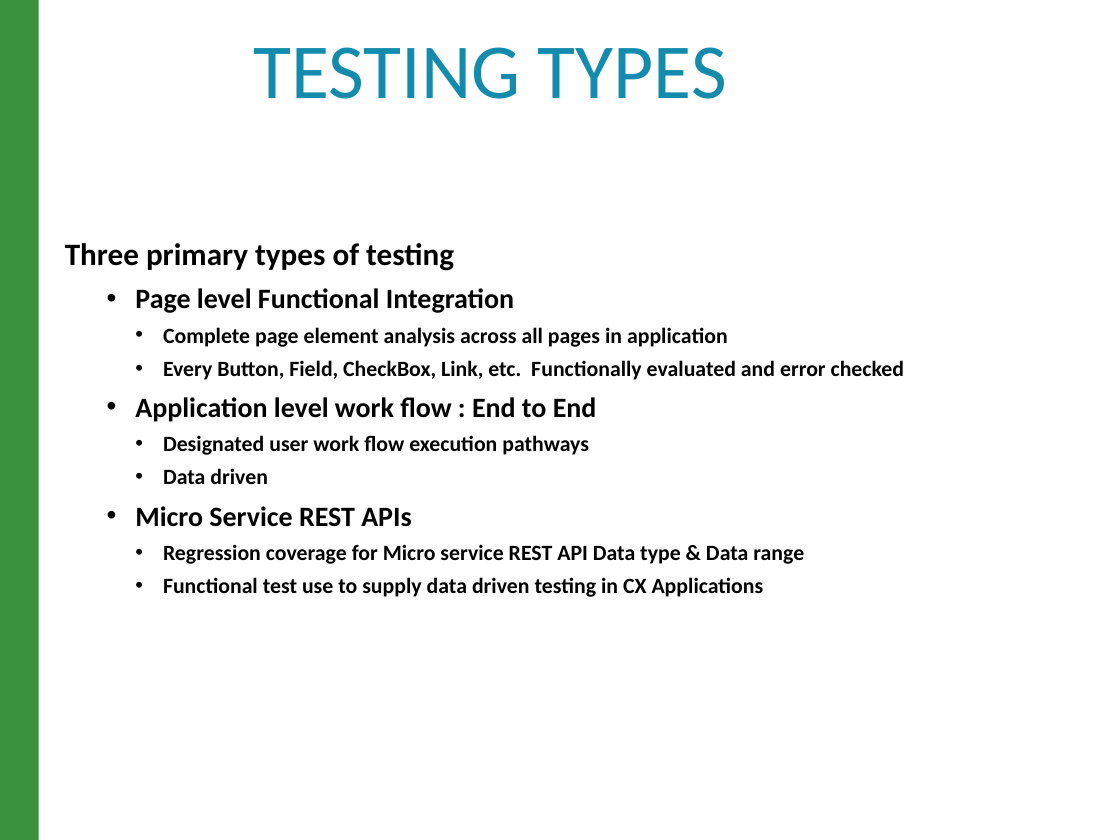
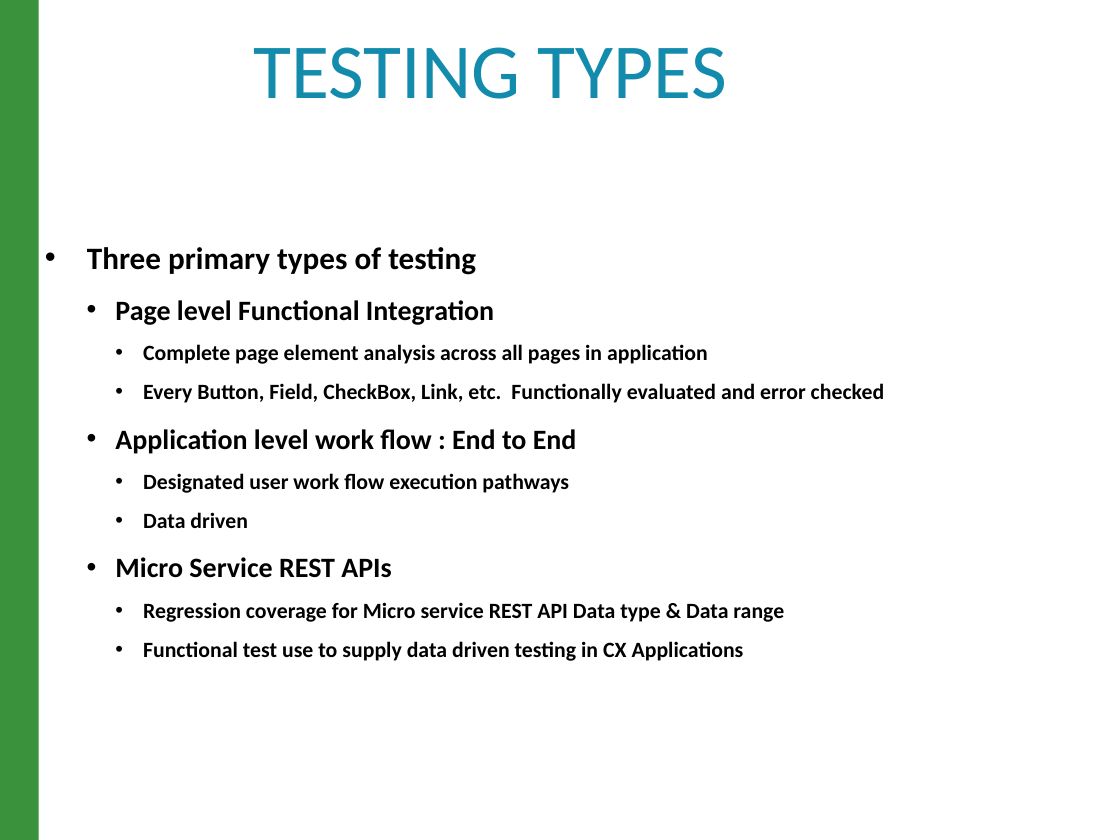
Before and after one commit to raghav9329/mainProf, a slide deck: slide 10 of CurrentWork_Delta/CX_StrategyPowerPoint.pptx. Drawn at 1120x840 pixels with LibreOffice and Linux fonts; fonts in the diff are those of the drawing. Boxes give left, top, right and bottom in pixels: in the first picture for what was removed or moved away, otherwise in the second. Text is boxed around its words. In the diff, an @@ line names an element or a change of style, - is before the commit and + after.

```diff
--- a/CurrentWork_Delta/CX_StrategyPowerPoint.pptx
+++ b/CurrentWork_Delta/CX_StrategyPowerPoint.pptx
@@ text "Three primary types of testing": place and size @@
-text "Three primary types of testing" at [65, 243, 904, 597]
+text "Three primary types of testing" at [87, 247, 884, 661]
@@ text "Three primary types of testing" at [87, 247, 884, 661]: bullet none to •; line spacing 1.1 to 1.5; less space between paragraphs @@
```
Also in this commit, not shown: 6 other slides changed, 5 other files.
